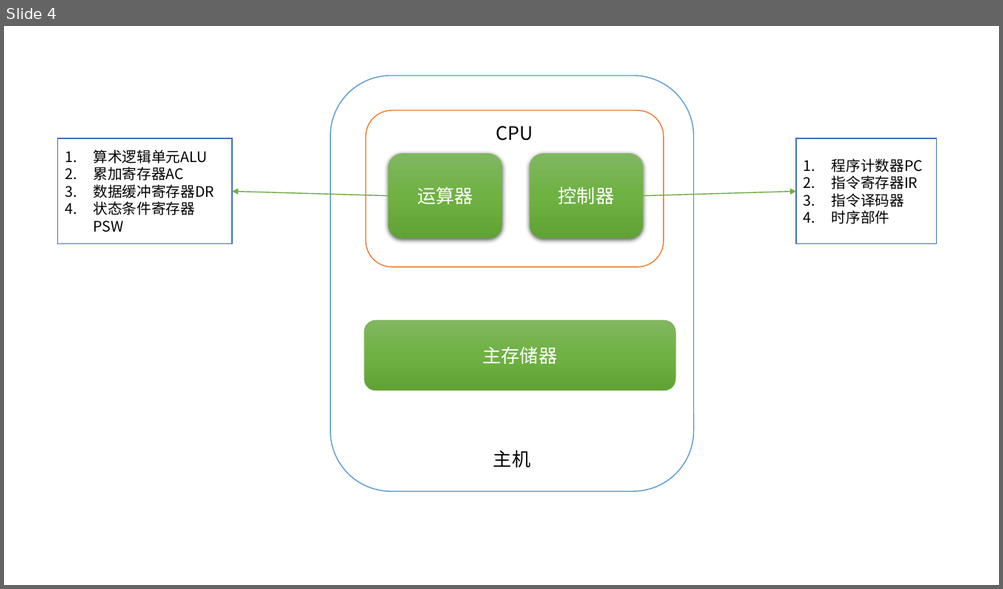
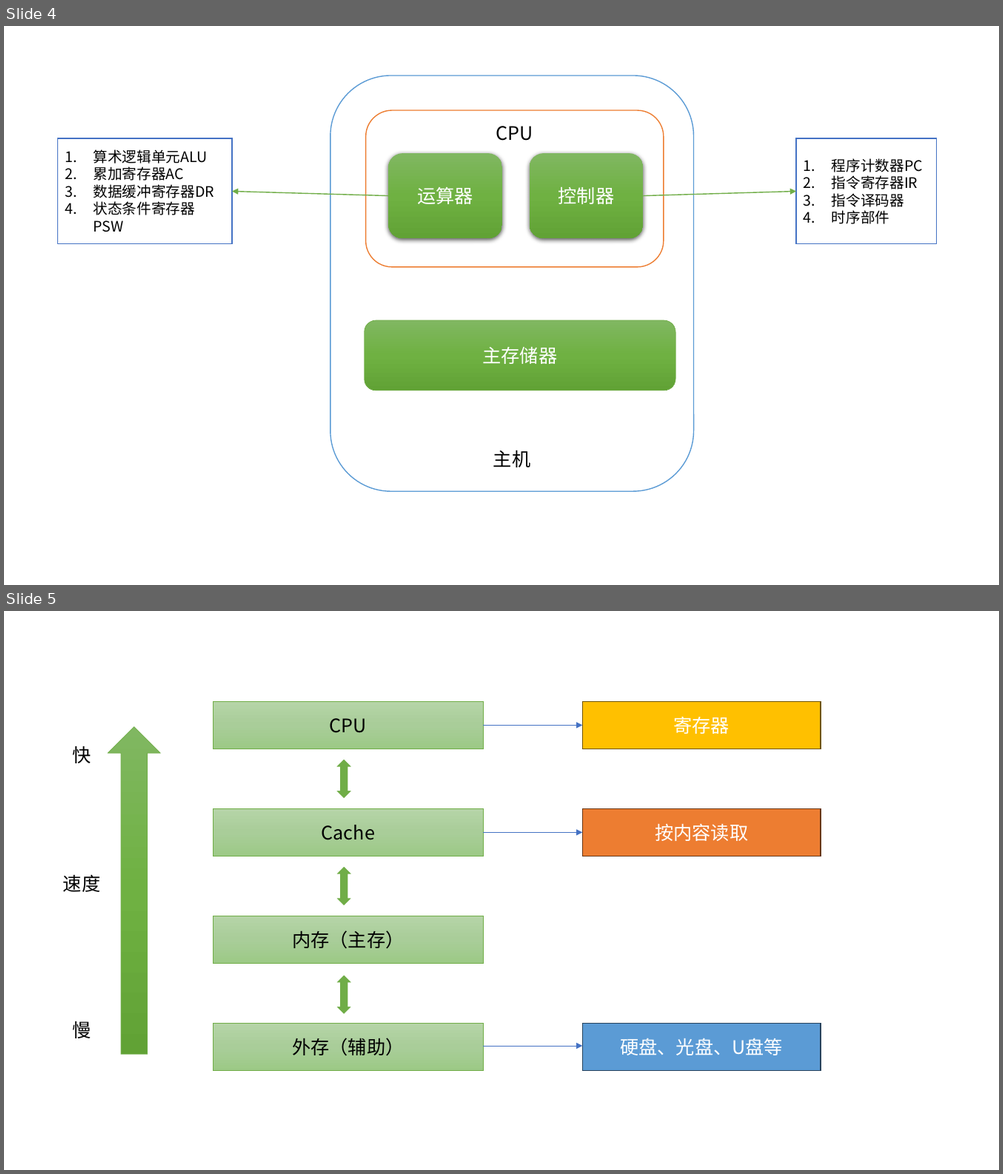
Before and after one commit to kkzfl22/learn-md, a slide deck: soft/软件设计师.pptx. Shown one above the other, each under a label of ours: slide 4 before the commit, slides 4 and 5 after it. The pictures are 1003x589 and 1003x1174 pixels, drawn with LibreOffice and Linux fonts; fonts in the diff are those of the drawing. Boxes give left, top, right and bottom in pixels: in the first picture for what was removed or moved away, otherwise in the second. Text is boxed around its words. In the diff, an @@ line names an element or a change of style, - is before the commit and + after.

```diff
--- a/soft/软件设计师.pptx
+++ b/soft/软件设计师.pptx
@@ slide 5 added at [4, 611, 999, 1170], background #FFFFFF @@
@@ rectangle added at [213, 702, 483, 749], fill gradient #B5D5A7 to #AACE9A to #9CC987, outline #70AD47 0.5 pt, 18 pt, text #000000 @@
+CPU
@@ rectangle added at [582, 702, 820, 749], fill #FFC000, outline #705400 1 pt, 18 pt, text #FFFFFF @@
+寄存器
@@ up arrow added at [108, 726, 160, 1054], fill gradient #81B861 to #6FB242 to #62A336, outline #70AD47 0.5 pt @@
@@ arrow added from (483, 725) to (582, 725), #4472C4 0.5 pt @@
@@ text added at [73, 746, 91, 763], 18 pt, text #000000 @@
+快
@@ up down arrow added at [335, 759, 353, 800], fill #70AD47, outline #FFFFFF 1.5 pt @@
@@ rectangle added at [213, 809, 483, 856], fill gradient #B5D5A7 to #AACE9A to #9CC987, outline #70AD47 0.5 pt, 18 pt, text #000000 @@
+Cache
@@ rectangle added at [582, 809, 820, 856], fill #ED7D31, outline #683715 1 pt, 18 pt, text #FFFFFF @@
+按内容读取
@@ arrow added from (483, 832) to (582, 832), #4472C4 0.5 pt @@
@@ text added at [63, 874, 100, 892], 18 pt, text #000000 @@
+速度
@@ up down arrow added at [335, 866, 353, 906], fill #70AD47, outline #FFFFFF 1.5 pt @@
@@ rectangle added at [213, 916, 483, 963], fill gradient #B5D5A7 to #AACE9A to #9CC987, outline #70AD47 0.5 pt, 18 pt, text #000000 @@
+内存（主存）
@@ up down arrow added at [335, 974, 353, 1015], fill #70AD47, outline #FFFFFF 1.5 pt @@
@@ text added at [73, 1022, 91, 1039], 18 pt, text #000000 @@
+慢
@@ rectangle added at [213, 1024, 483, 1071], fill gradient #B5D5A7 to #AACE9A to #9CC987, outline #70AD47 0.5 pt, 18 pt, text #000000 @@
+外存（辅助）
@@ rectangle added at [582, 1024, 820, 1071], fill #5B9BD5, outline #28445D 1 pt, 18 pt, text #FFFFFF @@
+硬盘、光盘、U盘等
@@ arrow added from (483, 1046) to (582, 1046), #4472C4 0.5 pt @@
```
Also in this commit, not shown: 11 other files.
